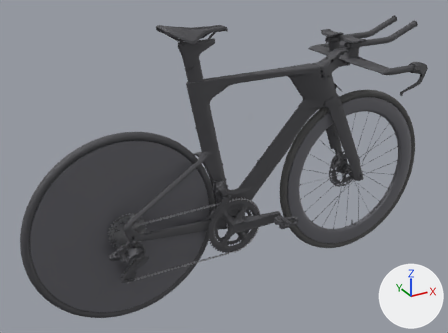
Renders of the glTF model sp-assembly-guide/src/assets/sp.glb from each side of a commit.
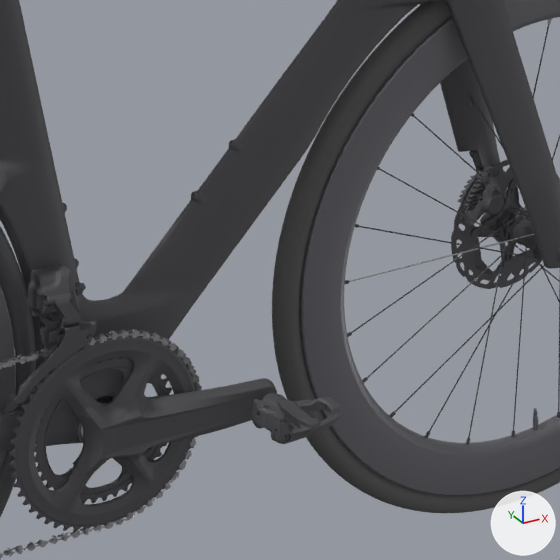
There are two pictures of each version: one whole from a 50 mm lens placed at (-0.993, -1.774, 1.377), pointed at (0.001, 0.032, 0.474), one close up on the part from 46% to 80% of the width and 32% to 78% of the height. Lighting does not change. The marker at lower right points along +X, +Y and +Z. The first two pictures are the older version. The close-ups show mesh edges as thin lines. Where no turn or scale is listed for an object, it has been applied to the vertices.

In view in the first close-up: 'chain__0', 'crankset__21', 'fork__0', 'frame__29', 'frame__3', 'frame__32', 'frame__33', 'front_wheel__2', 'front_wheel__28', 'front_wheel__29', 'front_wheel__30', 'rear_wheel__8' and 30 more.
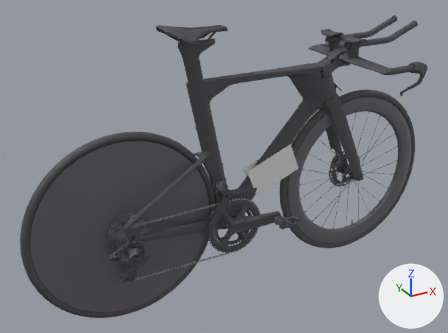
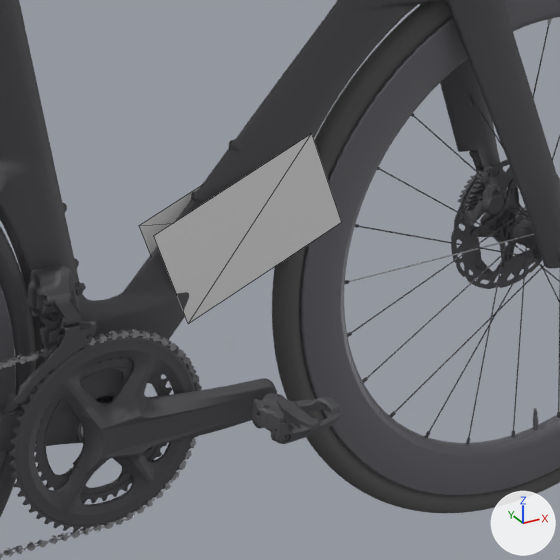
Pixel boxes [x1, y1, x2, y2] of what changed, in the close-ups (560 x 560 px):
'frame__43', added
    after: [154, 134, 341, 324]
'frame__44', added
    after: [139, 186, 201, 255]

What changed in the scene script:
```text
Add mat_a2_logo:
    mat_a2_logo = principled_material('A2 Logo')
    mat_a2_logo.base_color = (0.8, 0.8, 0.8)  # white #e7e7e7
Add me_frame__44:
    me_frame__44.from_pydata([(-0.114, 0.0, 0.017), (0.072, 0.0, 0.091), (0.114, 0.0, -0.017), (-0.072, 0.0, -0.091)], [], [(0, 1, 2), (0, 2, 3)])
    me_frame__44.materials.append(mat_a2_logo)  # its picture is missing
Add me_frame__43:
    me_frame__43.from_pydata([(-0.072, 0.0, -0.091), (0.114, 0.0, -0.017), (0.072, 0.0, 0.091), (-0.114, 0.0, 0.017)], [], [(0, 1, 2), (0, 2, 3)])
    me_frame__43.materials.append(mat_a2_logo)  # its picture is missing
Add ob_frame__44:
    ob_frame__44 = bpy.data.objects.new('frame__44', me_frame__44)
    ob_frame__44.location = (0.185, 0.014, 0.438)
Add ob_frame__43:
    ob_frame__43 = bpy.data.objects.new('frame__43', me_frame__43)
    ob_frame__43.location = (0.185, -0.014, 0.438)
```
